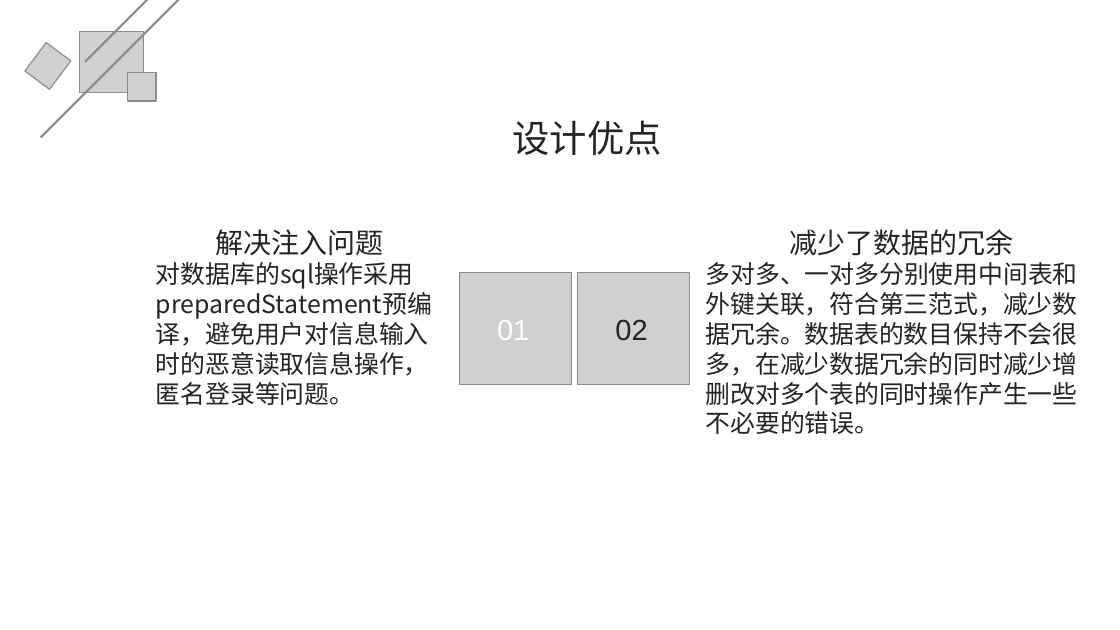
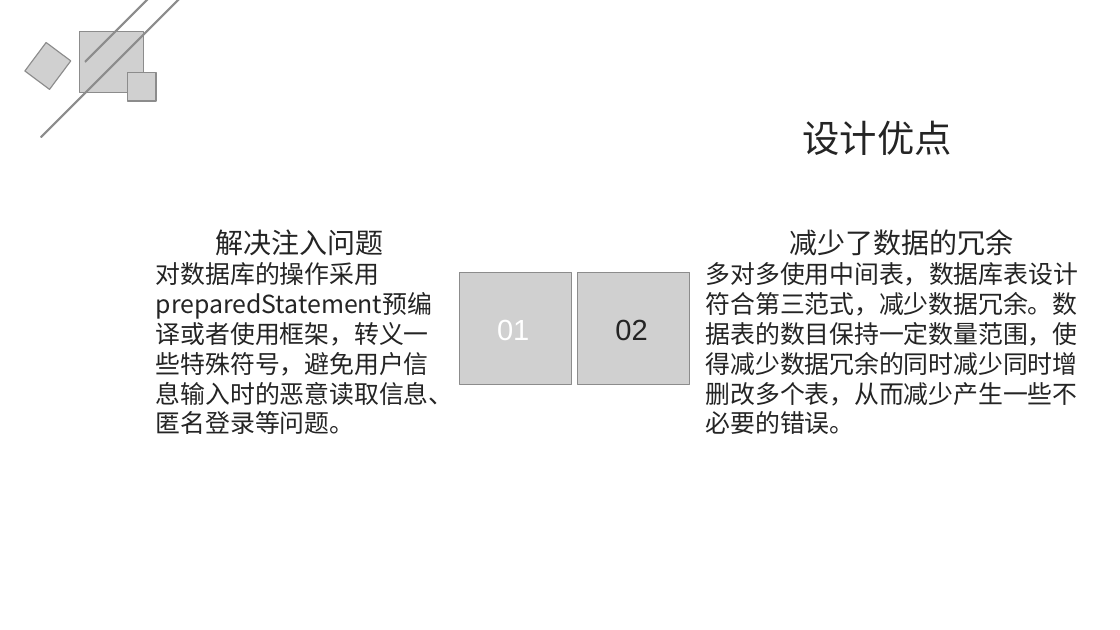
Before and after one commit to xubanxian233/teamProjiect, a slide deck: slide 32 of 文档/TimeMaster_数据库设计答辩.pptx (slide 29 before the commit). Drawn at 1120x630 pixels with LibreOffice and Linux fonts; fonts in the diff are those of the drawing; grey boxes stand for pictures. Boxes give left, top, right and bottom in pixels: in the first picture for what was removed or moved away, otherwise in the second. Text is boxed around its words. In the diff, an @@ line names an element or a change of style, - is before the commit and + after.

```diff
--- a/文档/TimeMaster_数据库设计答辩.pptx
+++ b/文档/TimeMaster_数据库设计答辩.pptx
@@ text "设计优点": place and size @@
-text "设计优点" at [513,120,662,155]
+text "设计优点" at [802,120,951,155]
@@ text at [156,262,454,434]: text changed @@
-对数据库的sql操作采用preparedStatement预编译，避免用户对信息输入时的恶意读取信息操作，匿名登录等问题。
+对数据库的操作采用preparedStatement预编译或者使用框架，转义一些特殊符号，避免用户信息输入时的恶意读取信息、匿名登录等问题。
@@ text at [706,262,1078,434]: text changed @@
-多对多、一对多分别使用中间表和外键关联，符合第三范式，减少数据冗余。数据表的数目保持不会很多，在减少数据冗余的同时减少增删改对多个表的同时操作产生一些不必要的错误。
+多对多使用中间表，数据库表设计符合第三范式，减少数据冗余。数据表的数目保持一定数量范围，使得减少数据冗余的同时减少同时增删改多个表，从而减少产生一些不必要的错误。
```
Also in this commit, not shown: 8 other slides changed, 3 slides added, 1 other file.
